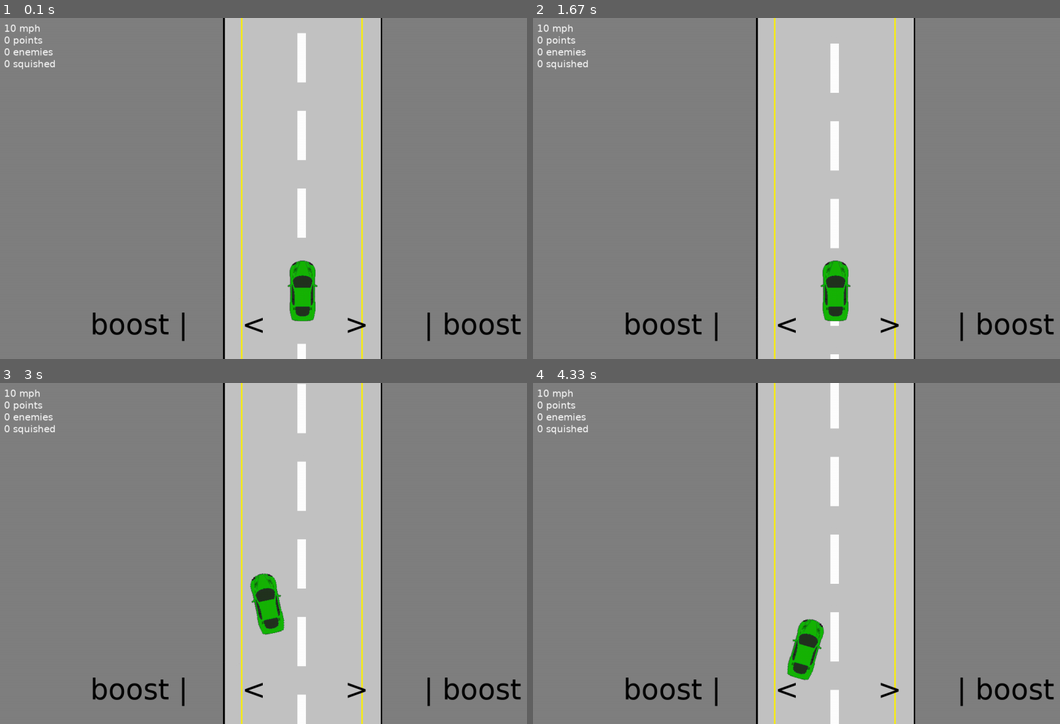
Above: before the commit, frames 1-4 (two rows, left to right).
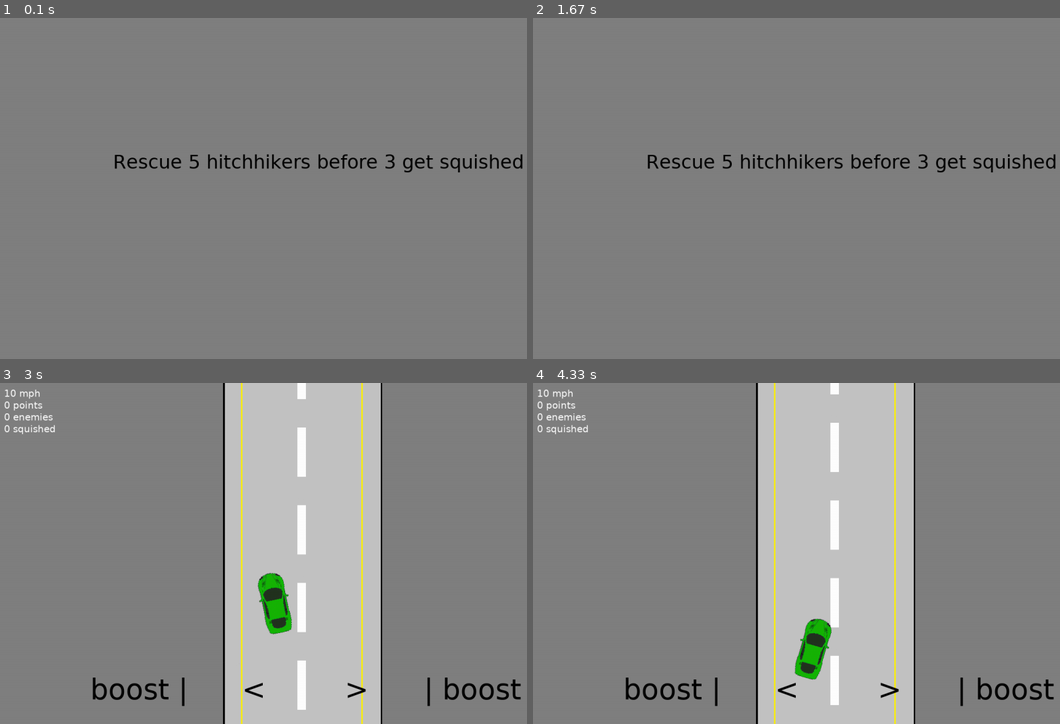
Above: after the commit, the same moments.

Repository: ronrothjr/battleship
Game: pygame game, started from tutorials/scroller/game.py
Two runs of this game, one before a commit and one after it. Both use one fixed random seed, a clock stepped at 60 frames per second and the inputs below.
Inputs (mouse positions are in pixels of both pictures, inside the frame that each line leads up to):
- Up to frame 1 (0.1 s): no input
- Up to frame 2 (1.67 s): no input
- Up to frame 3 (3 s): hold Left 1.83-2.37 s; move the mouse to (115, 502) at 1.87 s; hold Left 2.4-2.8 s; move the mouse to (389, 434) at 2.43 s; hold Right from 2.83 s (still down); move the mouse to (374, 584) at 2.87 s
- Up to frame 4 (4.33 s): release Right at 3.47 s; hold Left 3.5-3.97 s; move the mouse to (849, 437) at 3.53 s; tap Space at 3.57, 3.87, 4.07 s; hold Right from 4 s (still down); move the mouse to (617, 543) at 4.03 s

The runs differ from the first frame. In frame 1, 32% of the frame differs, in the area x 0-100%, y 0-100%; in frame 2, 32%; in frame 3, 2.0%; in frame 4, 2.0%.

Commit message:
switched to rescued v squished leveling

Diff:
--- a/tutorials/scroller/enemy.py
+++ b/tutorials/scroller/enemy.py
@@ -37,7 +37,6 @@
     def move(self):
         self.rect.move_ip(0, int( int(self.settings.speed * 0.65) + int( ( (self.settings.speed / 2) * self.speed ) ) ))
         if (self.rect.bottom > self.settings.screen_height + self.image.get_height()):
-            self.settings.score += 1
             self.rect.top = 0
             self.lane = self.get_lane()
             x = self.get_x()
--- a/tutorials/scroller/game.py
+++ b/tutorials/scroller/game.py
@@ -16,12 +16,14 @@
         self.PAUSED = False
         self.alive = True
         self.leveled = False
+        self.level = 0
 
     def start(self):
-        for level in [(5, 2), (5, 4), (5, 6), (5, 8)]:
+        while True:
+            level = self.settings.levels[self.level]
             self.alive = True
             self.leveled = False
-            self.settings.set_game_difficulty(speed=level[0], lanes=level[1])
+            self.settings.set_game_difficulty(speed=level['speed'], lanes=level['lanes'])
             self.hitcher.on_start()
             while self.alive and not self.leveled:
                 now = self.settings.pg.time.get_ticks()
@@ -36,6 +38,8 @@
                     self.leveled = result['leveled']
                     if not self.alive:
                         self.quit()
+                    if self.leveled:
+                        self.level = self.level + 1 if self.level < len(self.settings.levels) else 0
                 self.settings.pg.display.update()
                 self.framePerSec.tick(self.settings.fps)
 
--- a/tutorials/scroller/hitcher.py
+++ b/tutorials/scroller/hitcher.py
@@ -24,6 +24,10 @@
         self.settings.pg.mouse.set_pos((int(self.settings.screen_width * 0.5), int(self.settings.screen_height * 0.8)))
 
     def on_start(self):
+        self.settings.display.fill(self.settings.gray)
+        self.settings.display.blit(self.settings.instructions, ( int(self.settings.screen_width / 2) - 400, int(self.settings.screen_height / 2) - 80) )
+        self.settings.pg.display.update()
+        time.sleep(2)
         self.settings.pg.mixer.Sound('traffic.wav').play()
         self.P1 = Player(self.settings)
         self.settings.all_sprites.add(self.P1)
@@ -140,7 +144,7 @@
         if hitched:
             for h in hitched:
                 h.play('ride')
-                self.settings.score += 5
+                self.settings.score += 1
 
     def is_crash(self):
         return self.settings.pg.sprite.spritecollide(self.P1, self.settings.enemies, False, self.settings.pg.sprite.collide_mask)
@@ -150,22 +154,22 @@
         time.sleep(0.5)
         self.settings.display.fill(self.settings.red)
         self.settings.display.blit(self.settings.game_over, ( int(self.settings.screen_width / 2) - 150, int(self.settings.screen_height / 2) - 80) )
-        final_score = self.settings.font.render(f"Final Score: {self.settings.score}", True, self.settings.black)
-        self.settings.display.blit(final_score, ( int(self.settings.screen_width / 2) - 200, int(self.settings.screen_height / 2) + 100) )
+        # final_score = self.settings.font.render(f"Final Score: {self.settings.score}", True, self.settings.black)
+        # self.settings.display.blit(final_score, ( int(self.settings.screen_width / 2) - 200, int(self.settings.screen_height / 2) + 100) )
         self.settings.pg.display.update()
         for entity in self.settings.all_sprites:
             entity.kill()
         time.sleep(3)
 
     def level_up(self):
-        return self.settings.score >= self.settings.lanes * 10
+        return self.settings.score >= 5
 
     def handle_level_up(self):
         time.sleep(0.5)
         self.settings.display.fill(self.settings.green)
         self.settings.display.blit(self.settings.level_up, ( int(self.settings.screen_width / 2) - 150, int(self.settings.screen_height / 2) - 80) )
-        final_score = self.settings.font.render(f"Score: {self.settings.score}", True, self.settings.black)
-        self.settings.display.blit(final_score, ( int(self.settings.screen_width / 2) - 200, int(self.settings.screen_height / 2) + 100) )
+        # final_score = self.settings.font.render(f"Score: {self.settings.score}", True, self.settings.black)
+        # self.settings.display.blit(final_score, ( int(self.settings.screen_width / 2) - 200, int(self.settings.screen_height / 2) + 100) )
         self.settings.pg.display.update()
         for entity in self.settings.all_sprites:
             entity.kill()
--- a/tutorials/scroller/settings.py
+++ b/tutorials/scroller/settings.py
@@ -20,6 +20,12 @@
         self.screen_width = self.info.current_w
         self.screen_height = self.info.current_h
 
+        self.levels = [
+            {'level': 1, 'speed': 5, 'lanes': 2},
+            {'level': 2, 'speed': 5, 'lanes': 4},
+            {'level': 3, 'speed': 5, 'lanes': 6},
+            {'level': 4, 'speed': 5, 'lanes': 8}
+        ]
         self.left_shoulder_width = 41
         self.right_shoulder_width = 45
         self.line_width = 18
@@ -36,7 +42,9 @@
         self.display.fill(self.white)
         self.pg.display.set_caption("Game")
         self.font = self.pg.font.SysFont("Verdana", 60)
+        self.font_medium = self.pg.font.SysFont("Verdana", 40)
         self.font_small = self.pg.font.SysFont("Verdana", 20)
+        self.instructions = self.font_medium.render("Rescue 5 hitchhikers before 3 get squished", True, self.black)
         self.game_over = self.font.render("Game Over", True, self.black)
         self.level_up = self.font.render("Level Up", True, self.black)
         self.paused = self.font.render("PAUSED", True, self.black)
